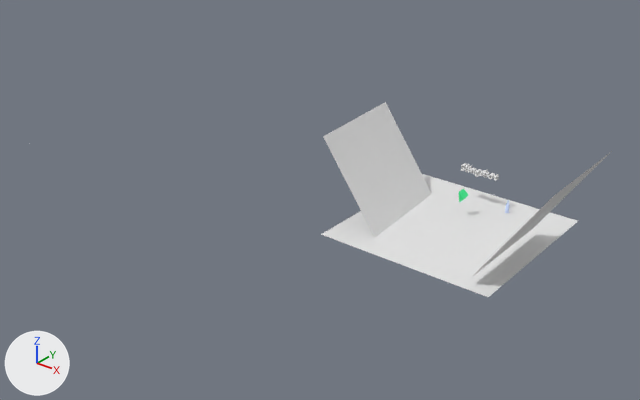
The Blender file blender/game.blend: old version first, new version second.
Rendered twice from a 50 mm lens placed at (55.5, -97.1, 57.7), pointed at (-29.8, 9.5, -8.4). Arrows for +X, +Y and +Z are at lower left; the lights stay in place.
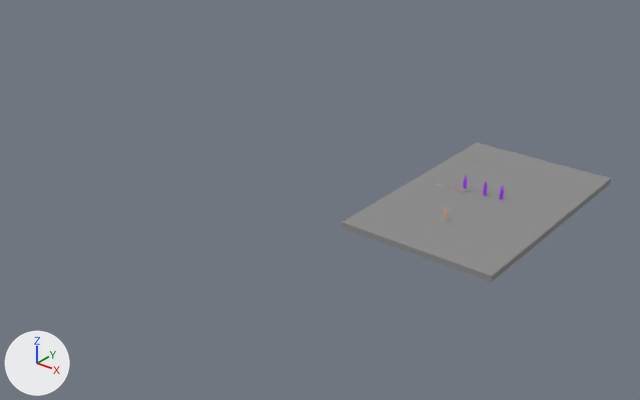
What differs and where, as boxes (x1, y1, x2, y2) in the pictures (640 x 400 px):
'Platform', added
    after: (342, 143, 611, 282)
'Plane.002', deleted
    before: (321, 174, 578, 297)
'Plane.001', deleted
    before: (323, 102, 432, 237)
'Plane', deleted
    before: (472, 151, 612, 277)
'Text', deleted
    before: (461, 163, 499, 181)
'Playbtn', deleted
    before: (459, 189, 468, 202)
'1bottle002', added
    after: (499, 186, 504, 199)
'1bottle001', added
    after: (483, 182, 487, 195)
'kavani1', added
    after: (446, 213, 448, 220)

Patch to the scene script:
```diff
--- a/blender/game.blend.py
+++ b/blender/game.blend.py
@@ me_platform @@
+me_platform.from_pydata([(3.49, 3.49, -0.5), (3.49, -3.49, -0.5), (-3.49, -3.49, -0.5), (-3.49, 3.49, -0.5), (3.49, 3.49, 0.5), (3.49, -3.49, 0.5), (-3.49, -3.49, 0.5), (-3.49, 3.49, 0.5)], [], [(0, 1, 2, 3), (4, 7, 6, 5), (0, 4, 5, 1), (1, 5, 6, 2), (2, 6, 7, 3), (4, 0, 3, 7)])
+for i in [*range(2, 6)]: me_platform.polygons[i].material_index = 1
+me_platform.materials.append(mat_platform_color)  # its picture is missing
+me_platform.materials.append(mat_platform_color)  # its picture is missing
@@ txt_text_014 @@
+txt_text_014 = bpy.data.curves.new('Text.014', 'FONT')
+txt_text_014.body = 'Use two finger to stretch\nstone and Release to shoot'
+txt_text_014.materials.append(mat_material_025)  # red #e7726c
+txt_text_014.size = 1.5
@@ txt_text_002 @@
+txt_text_002 = bpy.data.curves.new('Text.002', 'FONT')
+txt_text_002.body = 'Score:xxxxx'
@@ ob_text @@
-ob_text = bpy.data.objects.new('Text', txt_text)
@@ ob_plane_002 @@
-ob_plane_002 = bpy.data.objects.new('Plane.002', me_plane_002)
@@ ob_playbtn @@
-ob_playbtn = bpy.data.objects.new('Playbtn', me_cube_003)
@@ ob_plane_001 @@
-ob_plane_001 = bpy.data.objects.new('Plane.001', me_plane_001)
@@ ob_plane @@
-ob_plane = bpy.data.objects.new('Plane', me_plane)
@@ ob_platform @@
+ob_platform = bpy.data.objects.new('Platform', me_platform)
+ob_platform.location = (0.7, 9.9, 0.4)
+ob_platform.scale = (3.38, 5.41, 0.909)
@@ ob_cylinder_004 @@
+ob_cylinder_004 = bpy.data.objects.new('Cylinder.004', me_cylinder_003.copy())
+ob_cylinder_004.parent = ob_kavani1
+ob_cylinder_004.location = (-0.606, -3.073, 3.651)
+ob_cylinder_004.rotation_euler = (0.0, -0.753, 0.0)  # degrees (0, -43, 0)
+ob_cylinder_004.scale = (0.2, 0.2, -0.914)
@@ ob_kavani1 @@
+ob_kavani1 = bpy.data.objects.new('kavani1', me_cylinder_003)  # a 32-sided cylinder along z spanning x -1.0..1.0, y -1.0..1.0, z -1.0..1.0; in mat_material (beige #e7b277)
+ob_kavani1.location = (0.0, 0.7, 1.1)
+ob_kavani1.scale = (0.121, 0.171, 0.89)
@@ ob_cylinder_005 @@
+ob_cylinder_005 = bpy.data.objects.new('Cylinder.005', me_cylinder_003.copy())
+ob_cylinder_005.parent = ob_kavani1
+ob_cylinder_005.location = (0.386, -3.115, 3.632)
+ob_cylinder_005.rotation_euler = (0.0, -2.654, 0.0)  # degrees (0, -152, 0)
+ob_cylinder_005.scale = (0.2, 0.2, -0.918)
@@ ob_1bottle001 @@
+ob_1bottle001 = bpy.data.objects.new('1bottle001', me_cylinder_008)  # 544 vertices, 642 faces; spans x -1.27..1.3, y -1.22..1.34, z -1.29..1.76; in mat_material_003 (purple #a940ff)
+ob_1bottle001.location = (0.3, 11.0, 1.9)
+ob_1bottle001.scale = (0.225, 0.225, 0.646)
@@ ob_1bottle002 @@
+ob_1bottle002 = bpy.data.objects.new('1bottle002', me_cylinder_009)  # 544 vertices, 642 faces; spans x -1.27..1.3, y -1.22..1.34, z -1.29..1.76; in mat_material_003 (purple #a940ff)
+ob_1bottle002.location = (2.7, 11.5, 1.8)
+ob_1bottle002.scale = (0.225, 0.225, 0.646)
@@ ob_3score_overlay_003 @@
+ob_3score_overlay_003 = bpy.data.objects.new('3score_overlay.003', txt_text_014)
+ob_3score_overlay_003.location = (-1.7, 2.9, 4.7)
+ob_3score_overlay_003.rotation_euler = (1.675, 0.0, 0.0)  # degrees (96, 0, 0)
+ob_3score_overlay_003.scale = (0.17, 0.17, 0.17)
@@ ob_1score_overlay @@
+ob_1score_overlay = bpy.data.objects.new('1score_overlay', txt_text_002)
+ob_1score_overlay.location = (-3.4, 2.9, 4.6)
+ob_1score_overlay.rotation_euler = (1.675, 0.0, 0.0)  # degrees (96, 0, 0)
+ob_1score_overlay.scale = (0.17, 0.17, 0.17)
```
